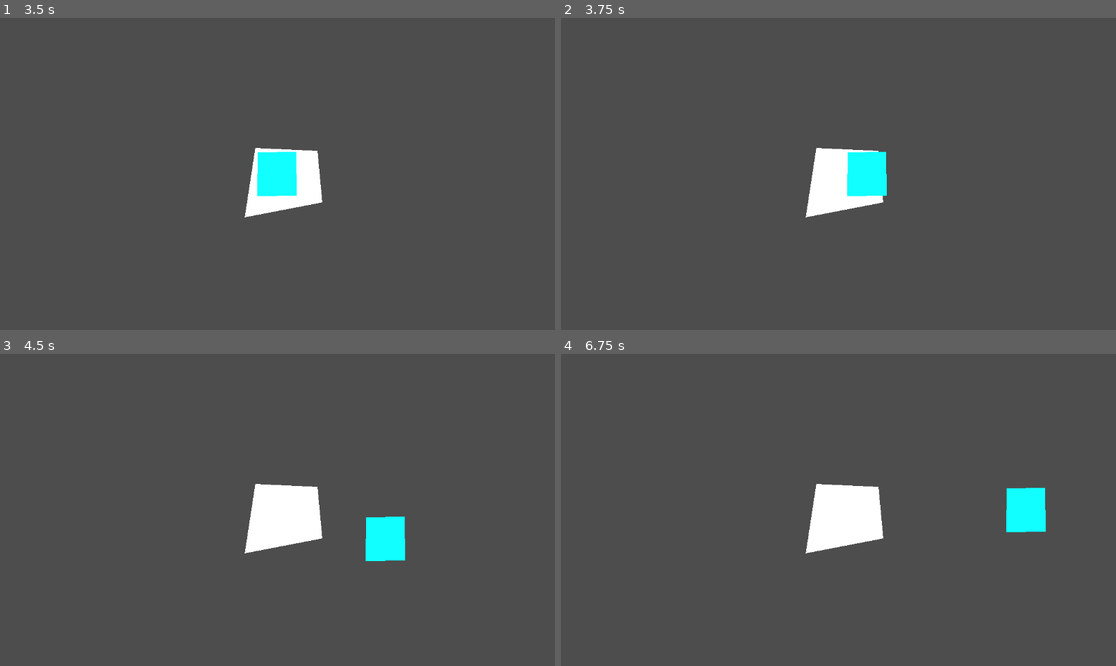
Above: before the commit, frames 1-4 (two rows, left to right).
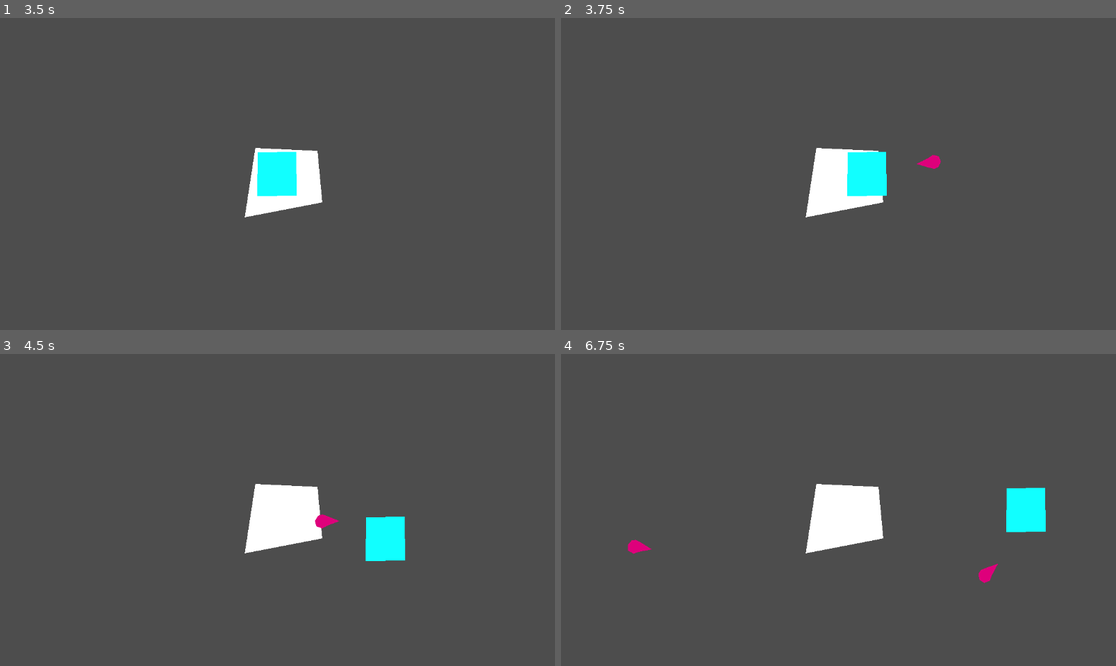
Above: after the commit, the same moments.

Repository: Laxen/godot_enet_multiplayer
Game: Godot game, scene res://Main.tscn
The game is run twice, just before and just after one commit, with the same random seed, the same clock (stepped at 60 frames per second) and the same inputs.
Inputs (mouse positions are in pixels of both pictures, inside the frame that each line leads up to):
- Up to frame 1 (3.5 s): click "Start" at 0.5 s; click "Start" at 1.25 s; click "Host" at 2 s; click "Join" at 2.75 s
- Up to frame 2 (3.75 s): tap Enter at 3.5 s; move the mouse to (960, 158) at 3.52 s; hold D (right) from 3.53 s (still down); hold Space (shoot, bound only after the commit) from 3.53 s (still down)
- Up to frame 3 (4.5 s): move the mouse to (166, 525) at 4.27 s; release D (right) at 4.28 s; release Space (shoot, bound only after the commit) at 4.28 s; hold S (down) from 4.28 s (still down); tap Space (shoot, bound only after the commit) at 4.35 s
- Up to frame 4 (6.75 s): move the mouse to (894, 441) at 5.02 s; release S (down) at 5.03 s; hold D (right) 5.03-5.78 s; hold Space (shoot, bound only after the commit) 5.03-5.78 s; move the mouse to (810, 572) at 5.77 s; hold W (up) 5.78-6.53 s; tap Space (shoot, bound only after the commit) at 5.85 s; move the mouse to (1005, 556) at 6.52 s; hold A (left) from 6.53 s (still down); hold Space (shoot, bound only after the commit) from 6.53 s (still down)

Frame 1 is identical in both runs. In frame 2, 0.1% of the frame differs, in the area x 64-69%, y 43-49%; in frame 3, 0.1%; in frame 4, 0.2%, in the area x 12-79%, y 59-74%.
Error in both runs: Invalid operands 'String' and 'int' in operator '+'. (res://EnetControl.gd:17)

Commit message:
Add bullets to player

Diff:
--- /dev/null
+++ b/Bullet.gd
@@ -0,0 +1,17 @@
+extends Area2D
+
+const SPEED = 1000
+const DESPAWN_RANGE = 1000
+
+var travelled_distance = 0
+
+func _physics_process(delta):
+	if !is_multiplayer_authority():
+		return
+
+	var direction = Vector2.RIGHT.rotated(rotation)
+	position += direction * SPEED * delta
+
+	travelled_distance += SPEED * delta
+	if travelled_distance > DESPAWN_RANGE:
+		queue_free()
--- /dev/null
+++ b/Bullet.tscn
@@ -0,0 +1,29 @@
+[gd_scene load_steps=4 format=3 uid="uid://d1smirl8ne272"]
+
+[ext_resource type="Script" path="res://Bullet.gd" id="1_bhc77"]
+
+[sub_resource type="CircleShape2D" id="CircleShape2D_xtw21"]
+radius = 15.0333
+
+[sub_resource type="SceneReplicationConfig" id="SceneReplicationConfig_4nny8"]
+properties/0/path = NodePath(".:position")
+properties/0/spawn = true
+properties/0/replication_mode = 1
+properties/1/path = NodePath(".:rotation")
+properties/1/spawn = true
+properties/1/replication_mode = 1
+
+[node name="Bullet" type="Area2D"]
+top_level = true
+script = ExtResource("1_bhc77")
+
+[node name="CollisionShape2D" type="CollisionShape2D" parent="."]
+shape = SubResource("CircleShape2D_xtw21")
+
+[node name="Polygon2D" type="Polygon2D" parent="."]
+scale = Vector2(0.435897, 0.446154)
+color = Color(0.871522, 0, 0.485906, 1)
+polygon = PackedVector2Array(-26, -21, -1, -33, 26, -23, 32, 3, 17, 26, -3, 32, -24, 25, -85, -1)
+
+[node name="MultiplayerSynchronizer" type="MultiplayerSynchronizer" parent="."]
+replication_config = SubResource("SceneReplicationConfig_4nny8")
--- a/Game.tscn
+++ b/Game.tscn
@@ -13,7 +13,7 @@
 [node name="Camera2D" type="Camera2D" parent="."]
 
 [node name="MultiplayerSpawner" type="MultiplayerSpawner" parent="."]
-_spawnable_scenes = PackedStringArray("res://Player.tscn")
+_spawnable_scenes = PackedStringArray("res://Player.tscn", "res://Bullet.tscn")
 spawn_path = NodePath("../SpawnRoot")
 
 [node name="SpawnRoot" type="Node2D" parent="."]
--- a/Player.gd
+++ b/Player.gd
@@ -1,5 +1,6 @@
 extends CharacterBody2D
 
+const BULLET = preload("res://Bullet.tscn")
 const SPEED = 300.0
 
 func _enter_tree():
@@ -17,3 +18,17 @@
 		velocity.y = move_toward(velocity.y, 0, SPEED)
 
 	move_and_slide()
+
+func _input(event):
+	if !is_multiplayer_authority():
+		return
+
+	if event.is_action_pressed("shoot"):
+		shoot.rpc_id(1, get_global_mouse_position())
+
+@rpc("any_peer", "call_local", "reliable")
+func shoot(mouse_position):
+	var bullet = BULLET.instantiate()
+	bullet.global_position = global_position
+	bullet.look_at(mouse_position)
+	get_node("/root/Game/SpawnRoot").add_child(bullet, true)
--- a/project.godot
+++ b/project.godot
@@ -37,3 +37,9 @@
 "events": [Object(InputEventKey,"resource_local_to_scene":false,"resource_name":"","device":-1,"window_id":0,"alt_pressed":false,"shift_pressed":false,"ctrl_pressed":false,"meta_pressed":false,"pressed":false,"keycode":0,"physical_keycode":83,"key_label":0,"unicode":115,"echo":false,"script":null)
 ]
 }
+shoot={
+"deadzone": 0.5,
+"events": [Object(InputEventKey,"resource_local_to_scene":false,"resource_name":"","device":-1,"window_id":0,"alt_pressed":false,"shift_pressed":false,"ctrl_pressed":false,"meta_pressed":false,"pressed":false,"keycode":0,"physical_keycode":32,"key_label":0,"unicode":32,"echo":false,"script":null)
+, Object(InputEventMouseButton,"resource_local_to_scene":false,"resource_name":"","device":-1,"window_id":0,"alt_pressed":false,"shift_pressed":false,"ctrl_pressed":false,"meta_pressed":false,"button_mask":0,"position":Vector2(0, 0),"global_position":Vector2(0, 0),"factor":1.0,"button_index":1,"canceled":false,"pressed":false,"double_click":false,"script":null)
+]
+}
